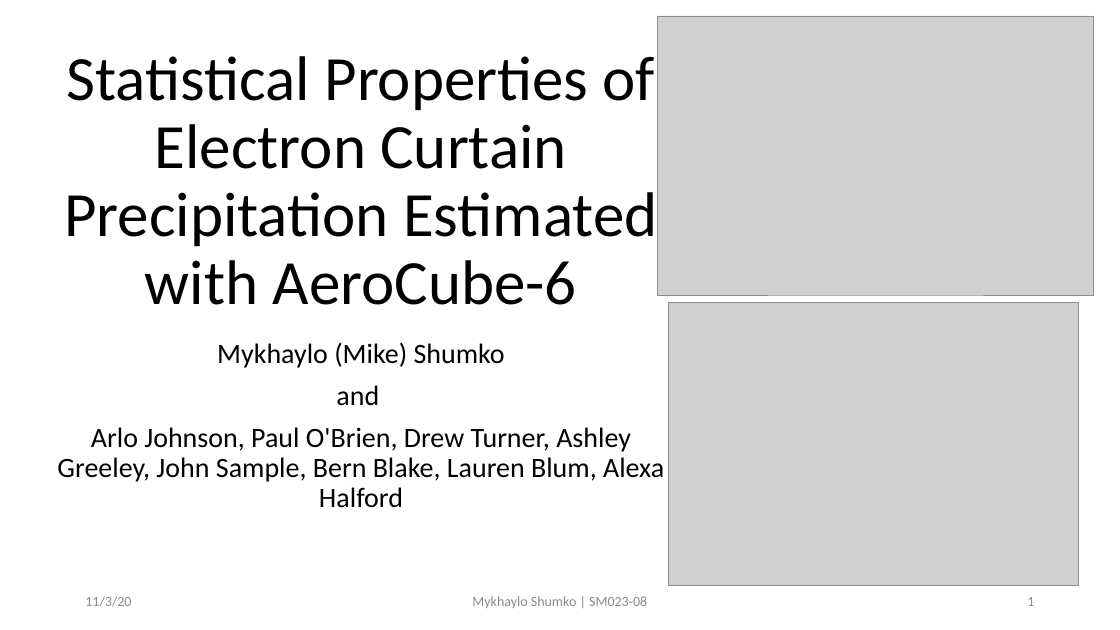
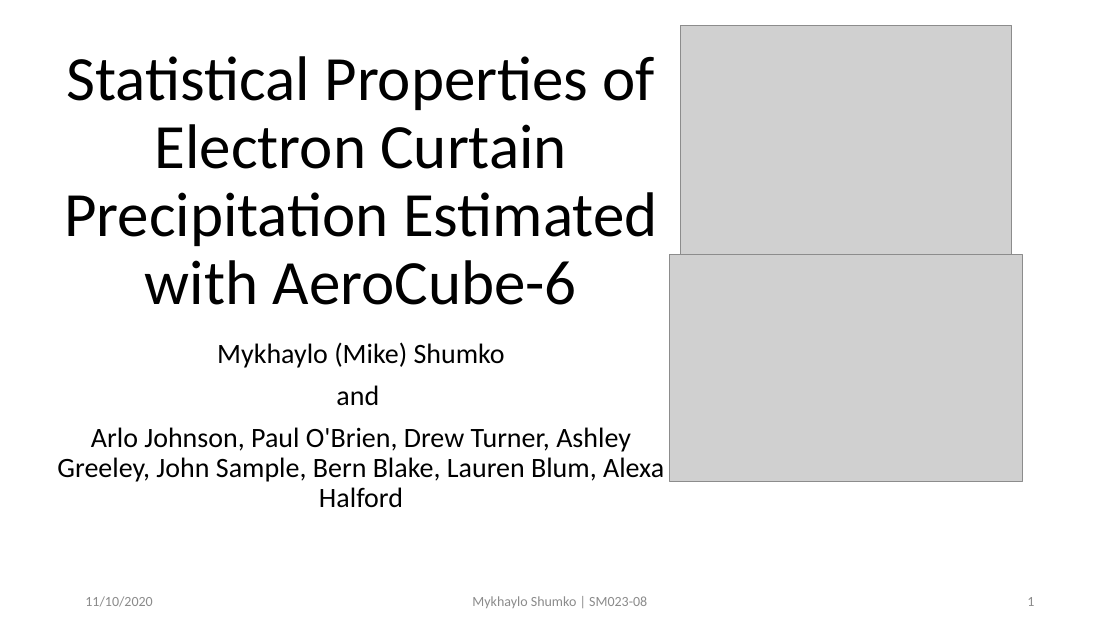
Before and after one commit to mshumko/ac6_curtains, a slide deck: slide 1 of reports/2020_shumko_agu_slides.pptx. Drawn at 1120x630 pixels with LibreOffice and Linux fonts; fonts in the diff are those of the drawing; grey boxes stand for pictures. Boxes give left, top, right and bottom in pixels: in the first picture for what was removed or moved away, otherwise in the second. Text is boxed around its words. In the diff, an @@ line names an element or a change of style, - is before the commit and + after.

Commit message:
Updated the slides: Moved the slide visuals to the

```diff
--- a/reports/2020_shumko_agu_slides.pptx
+++ b/reports/2020_shumko_agu_slides.pptx
@@ picture resized from (x1=669, y1=302, x2=1078, y2=586) to (x1=681, y1=25, x2=1012, y2=255) @@
@@ picture resized from (x1=657, y1=16, x2=1094, y2=295) to (x1=670, y1=255, x2=1023, y2=481) @@
@@ text at (x1=85, y1=596, x2=152, y2=607): text changed @@
-11/3/20
+11/10/2020
```
Also in this commit, not shown: 9 other slides changed.
